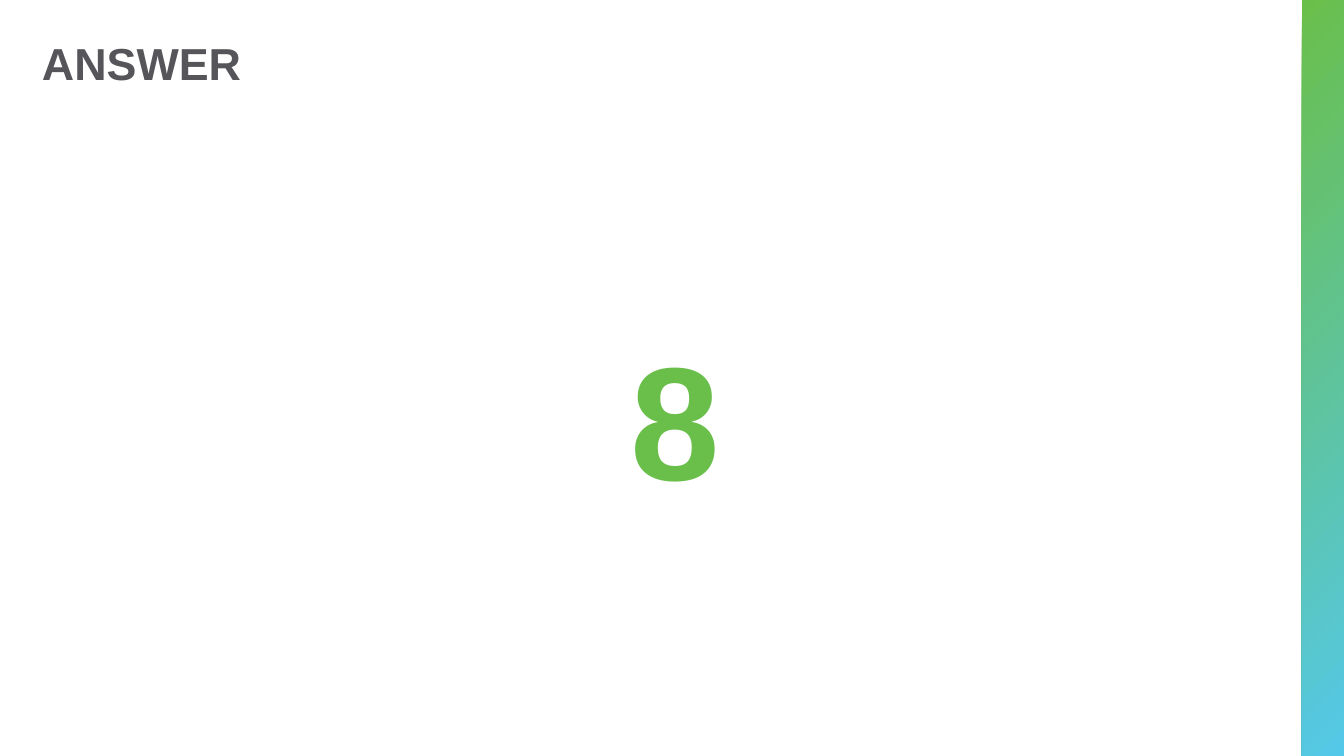
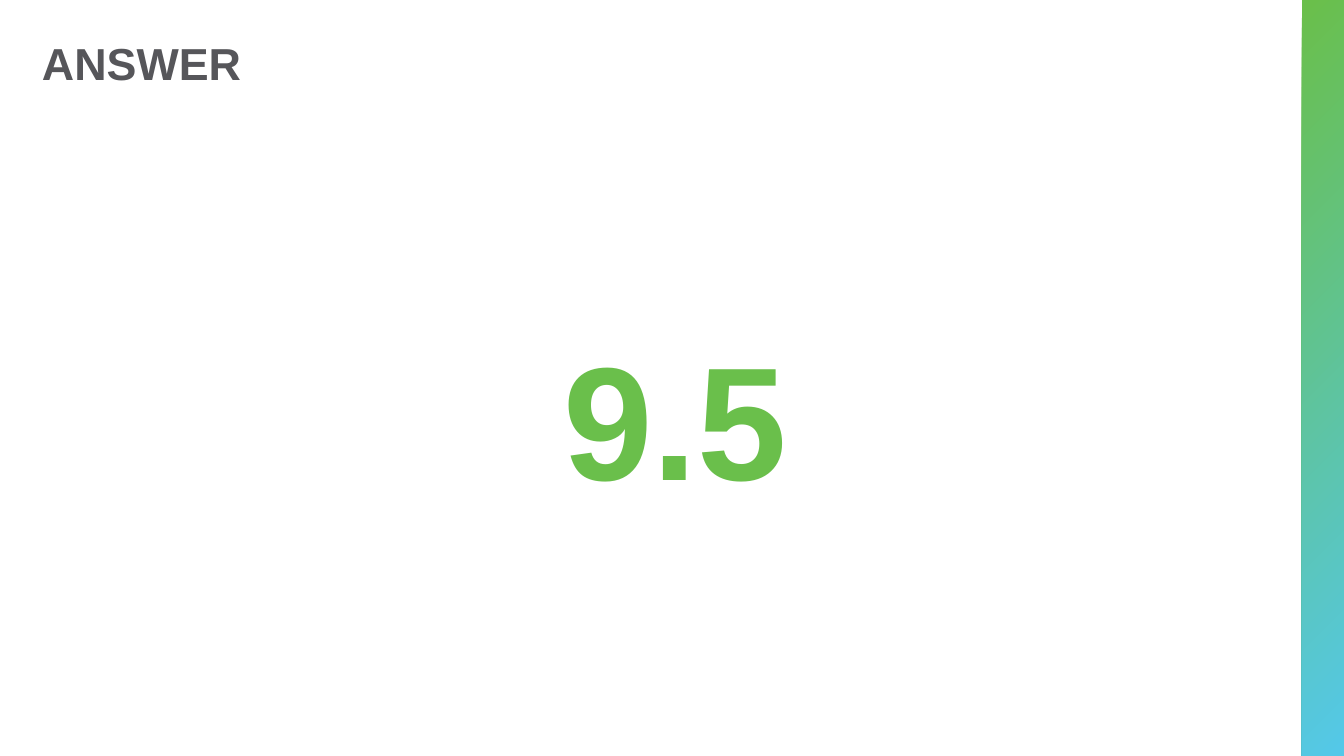
Before and after one commit to hytechclub/web-102, a slide deck: slide 39 of Buttons/Review.pptx. Drawn at 1344x756 pixels with LibreOffice and Linux fonts; fonts in the diff are those of the drawing. Boxes give left, top, right and bottom in pixels: in the first picture for what was removed or moved away, otherwise in the second. Text is boxed around its words. In the diff, an @@ line names an element or a change of style, - is before the commit and + after.

Commit message:
fix wrong answer

```diff
--- a/Buttons/Review.pptx
+++ b/Buttons/Review.pptx
@@ text at [563, 367, 787, 482]: text changed @@
-8
+9.5
```
